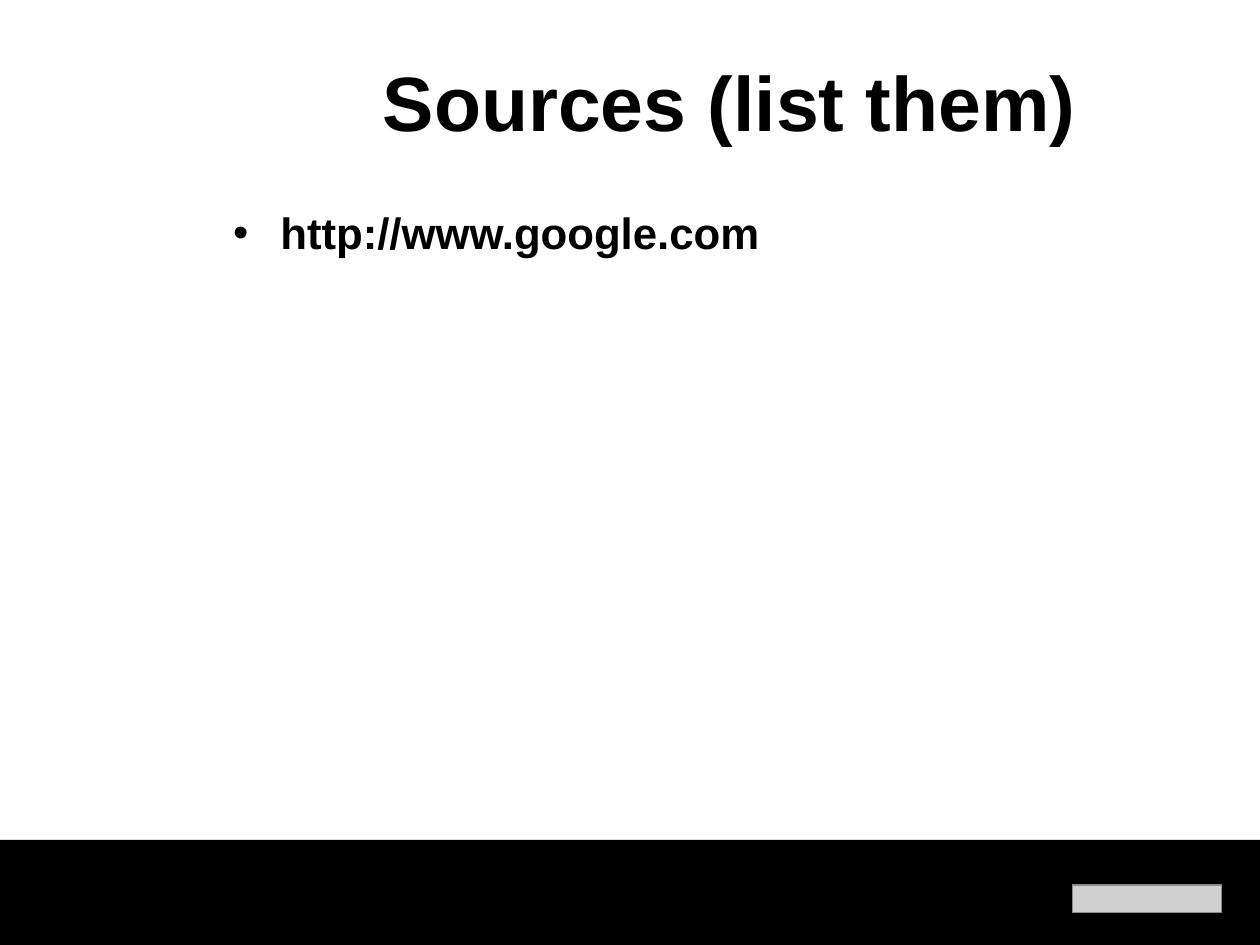
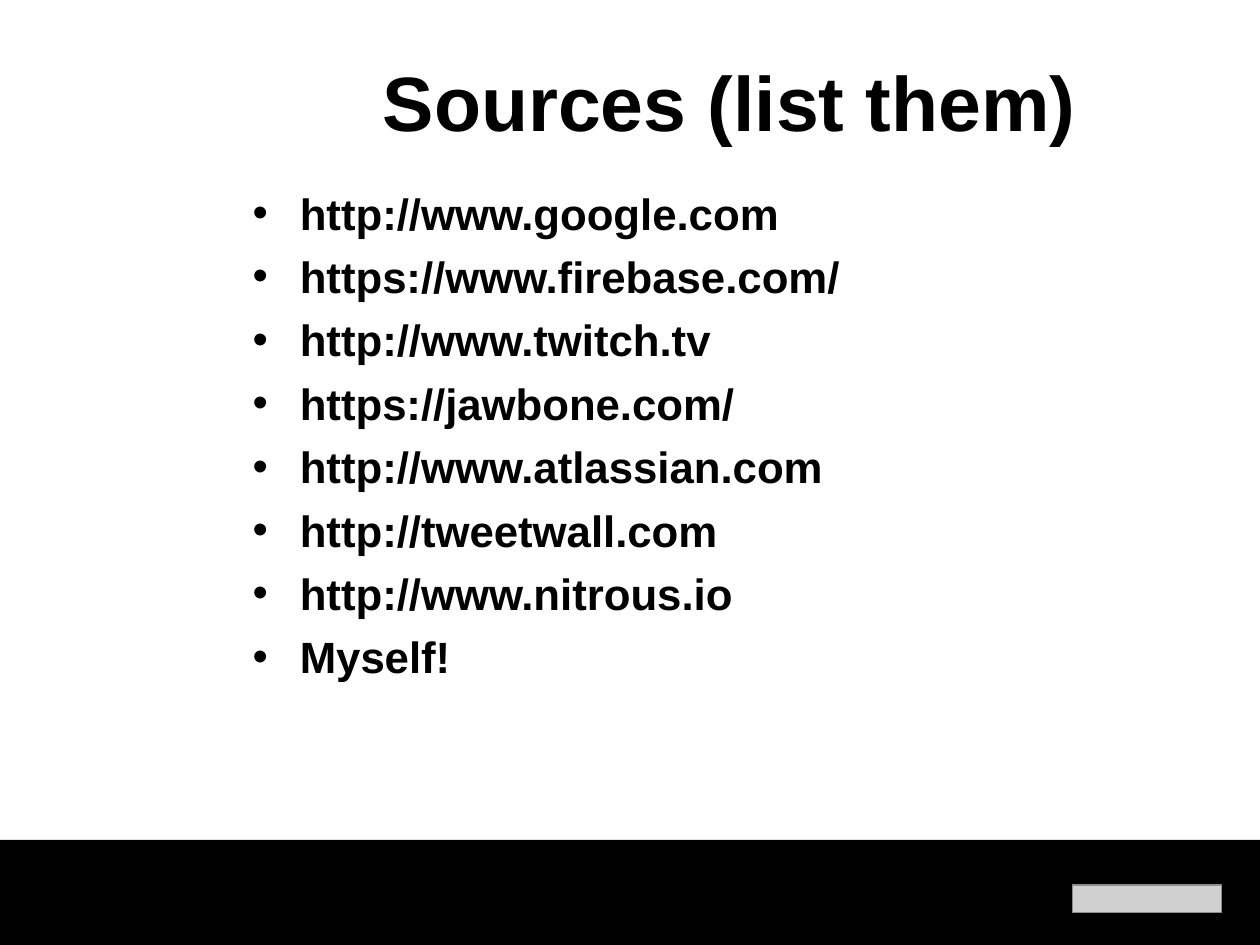
Before and after one commit to wesreisz/cis411-lightningTalks, a slide deck: slide 16 of Hill_LightningTalk.ppt (slide 19 before the commit). Drawn at 1260x945 pixels with LibreOffice and Linux fonts; fonts in the diff are those of the drawing; grey boxes stand for pictures; background and template pictures are left out. Boxes give left, top, right and bottom in pixels: in the first picture for what was removed or moved away, otherwise in the second. Text is boxed around its words. In the diff, an @@ line names an element or a change of style, - is before the commit and + after.

```diff
--- a/Hill_LightningTalk.ppt
+++ b/Hill_LightningTalk.ppt
@@ text "http://www.google.com": place and size @@
-text "http://www.google.com" at (280, 217, 759, 258)
+text "http://www.google.com" at (300, 198, 840, 682)
@@ text at (300, 261, 840, 682): paragraphs added @@
+• https://www.firebase.com/
+• http://www.twitch.tv
+• https://jawbone.com/
+• http://www.atlassian.com
+• http://tweetwall.com
+• http://www.nitrous.io
+• Myself!
```
Also in this commit, not shown: 6 slides added, 9 slides removed.
